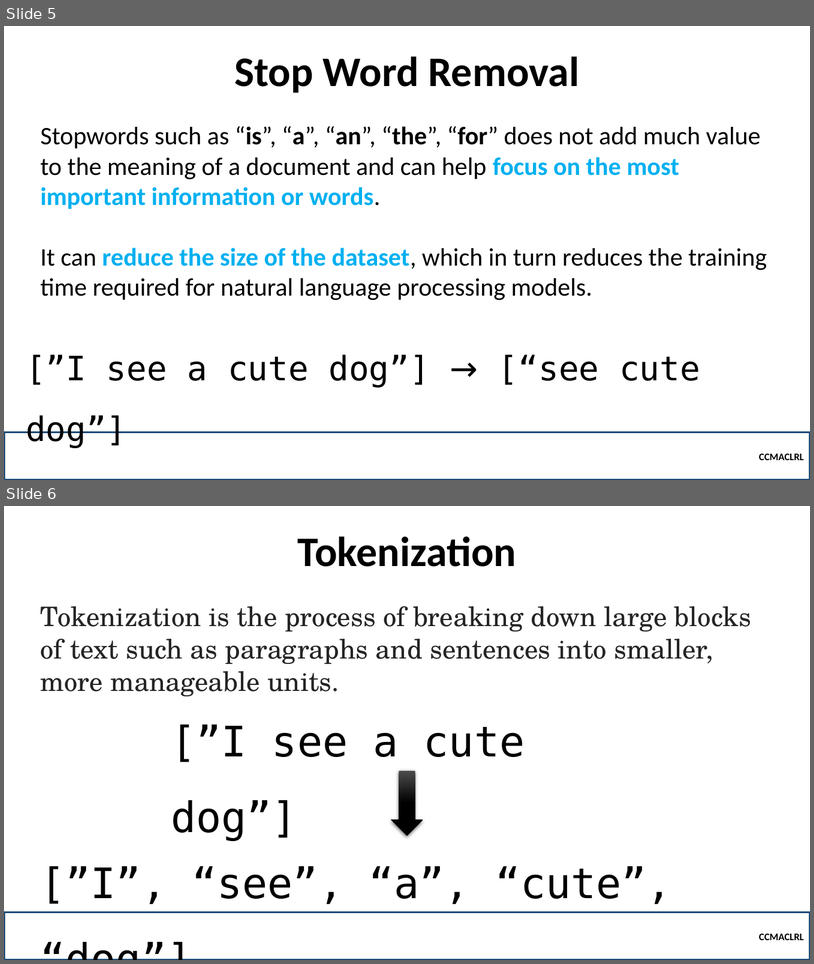
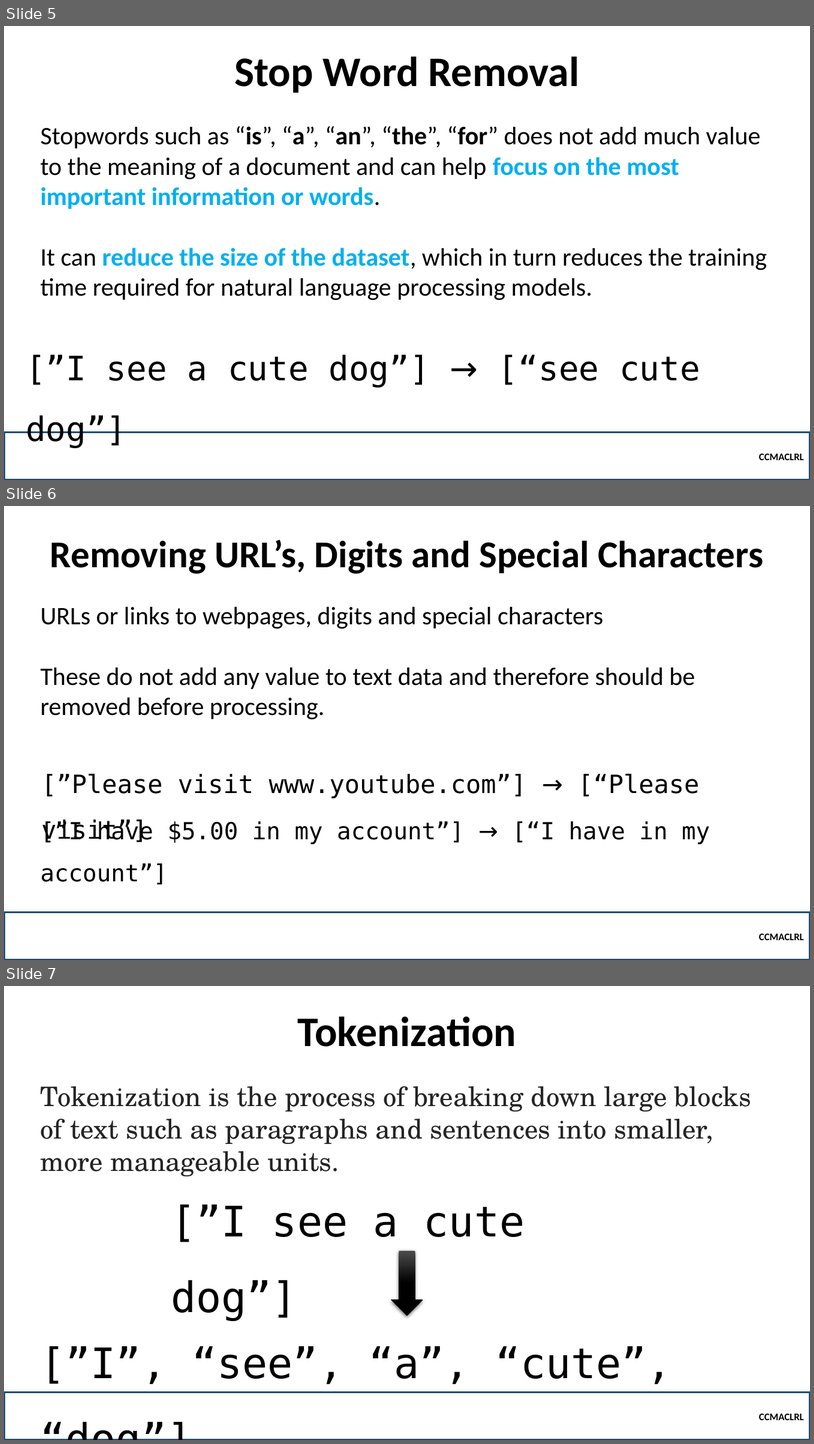
Before and after one commit to robitussin/CCMACLRL, a slide deck: 6 - Naive Bayes/NLP Text pre-processing techniques.pptx. Shown one above the other, each under a label of ours: slides 5 and 6 before the commit, slides 5, 6 and 7 after it. The pictures are 814x964 and 814x1444 pixels, drawn with LibreOffice and Linux fonts; fonts in the diff are those of the drawing; background and template pictures are left out. Boxes give left, top, right and bottom in pixels: in the first picture for what was removed or moved away, otherwise in the second. Text is boxed around its words. In the diff, an @@ line names an element or a change of style, - is before the commit and + after.

```diff
--- a/6 - Naive Bayes/NLP Text pre-processing techniques.pptx
+++ b/6 - Naive Bayes/NLP Text pre-processing techniques.pptx
@@ slide 6 added at [4, 506, 810, 960], background picture (left out) @@
@@ title added at [50, 540, 764, 574], 45 pt, text #000000, bold @@
+Removing URL’s, Digits and Special Characters
@@ text added at [41, 607, 695, 720], 30 pt, text #000000 @@
+URLs or links to webpages, digits and special characters
+These do not add any value to text data and therefore should be removed before processing.
@@ text added at [41, 774, 699, 843], 30 pt, text #000000 @@
+[”Please visit www.youtube.com”] → [“Please visit”]
@@ text added at [41, 820, 710, 844], 28 pt, text #000000 @@
+[”I have $5.00 in my account”] → [“I have in my account”]
@@ rectangle added at [4, 912, 810, 960], outline #1F4E79 2.25 pt, 12 pt, text #000000, bold @@
+CCMACLRL
@@ what was slide 6 is now slide 7 @@
```
Also in this commit, not shown: 1 slide changed.
